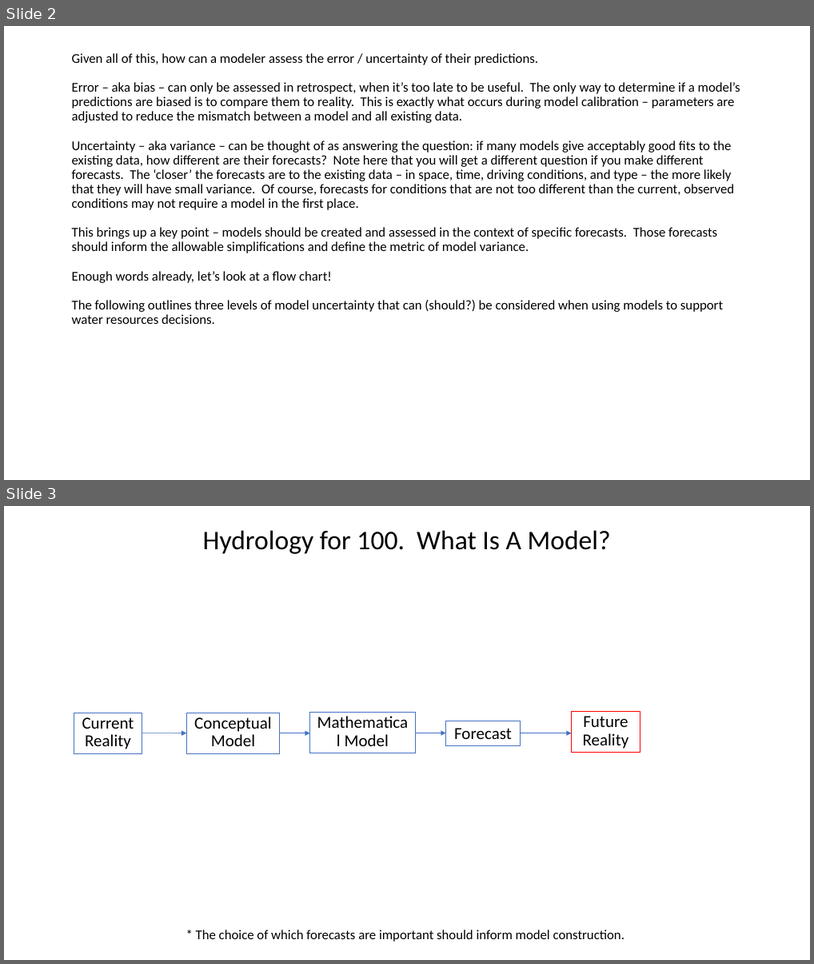
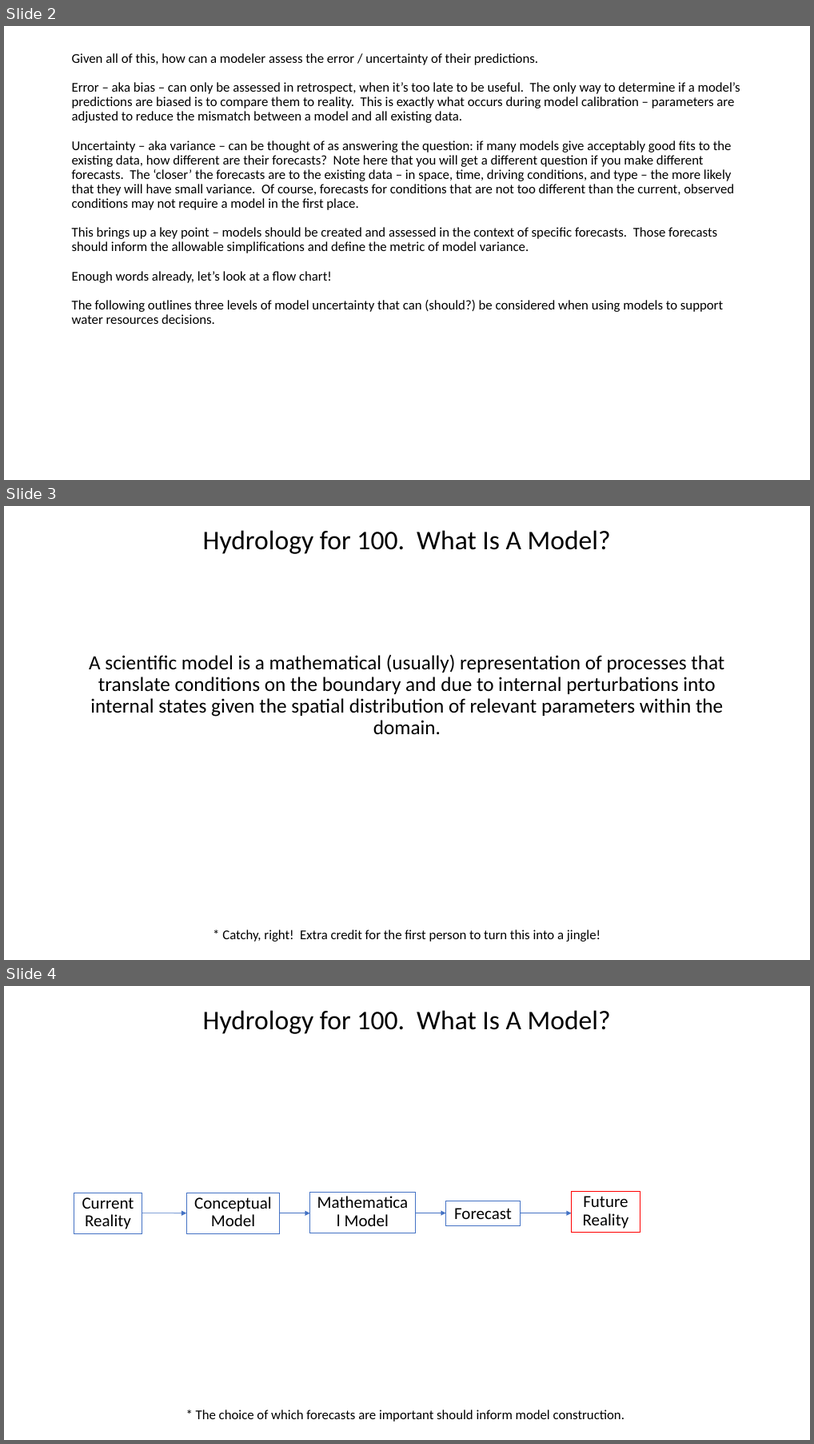
Before and after one commit to GW-modelling-Spring2021/Course_Materials, a slide deck: References/L weighting.pptx. Shown one above the other, each under a label of ours: slides 2 and 3 before the commit, slides 2, 3 and 4 after it. The pictures are 814x964 and 814x1444 pixels, drawn with LibreOffice and Linux fonts; fonts in the diff are those of the drawing. Boxes give left, top, right and bottom in pixels: in the first picture for what was removed or moved away, otherwise in the second. Text is boxed around its words. In the diff, an @@ line names an element or a change of style, - is before the commit and + after.

```diff
--- a/References/L weighting.pptx
+++ b/References/L weighting.pptx
@@ slide 3 added at (4,506,810,960), background #FFFFFF @@
@@ text added at (203,530,611,554), 32 pt, text #000000 @@
+Hydrology for 100. What Is A Model?
@@ text added at (89,655,725,734), 24 pt, text #000000 @@
+A scientific model is a mathematical (usually) representation of processes that translate conditions on the boundary and due to internal perturbations into internal states given the spatial distribution of relevant parameters within the domain.
@@ text added at (222,929,601,941), 16 pt, text #000000 @@
+* Catchy, right! Extra credit for the first person to turn this into a jingle!
@@ what was slide 3 is now slide 4 @@
```
Also in this commit, not shown: 2 slides changed.
